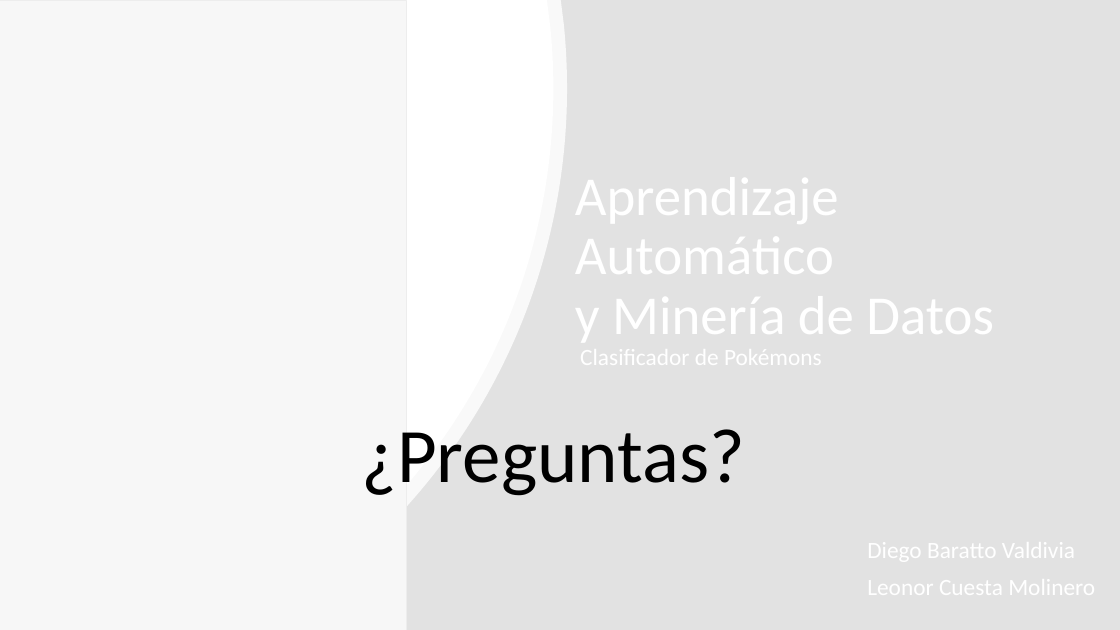
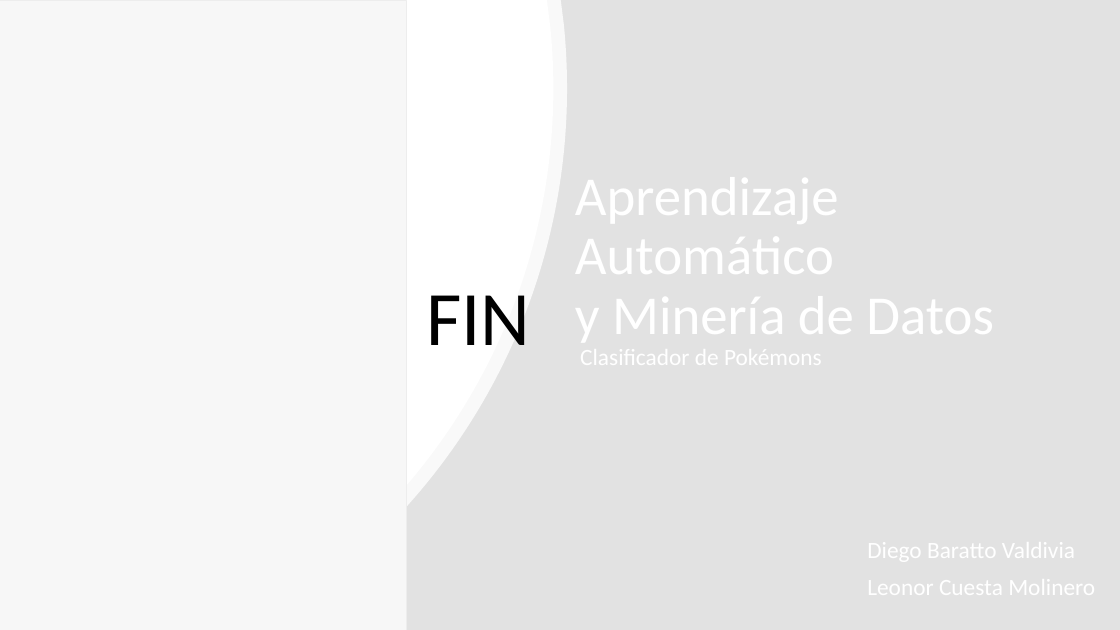
Before and after one commit to DiegoBV/ML, a slide deck: slide 13 of Proyecto_Final/Aprendizaje Automático.pptx. Drawn at 1120x630 pixels with LibreOffice and Linux fonts; fonts in the diff are those of the drawing; grey boxes stand for pictures. Boxes give left, top, right and bottom in pixels: in the first picture for what was removed or moved away, otherwise in the second. Text is boxed around its words. In the diff, an @@ line names an element or a change of style, - is before the commit and + after.

Commit message:
Presentacion

```diff
--- a/Proyecto_Final/Aprendizaje Automático.pptx
+++ b/Proyecto_Final/Aprendizaje Automático.pptx
@@ text added at [426, 295, 530, 345], 66 pt, text #000000 @@
+FIN
@@ text removed at [362, 429, 745, 496] @@
-¿Preguntas?
```
Also in this commit, not shown: 1 other file.
